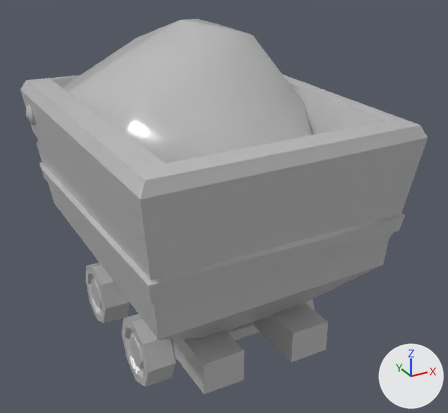
The FBX model assets/_mesh/_Lookdev/JAM_Cart.fbx as it was, and as the next commit left it.
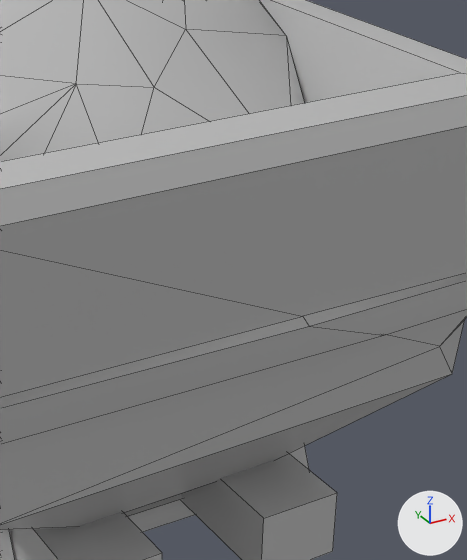
Each version is shown whole from a 50 mm lens placed at (-2.19, -4.69, 3.54), pointed at (0.23, -0.29, 1.34), then close up on the part from 37% to 87% of the width and 21% to 86% of the height. Arrows for +X, +Y and +Z are at lower right; the lights stay in place. The last two pictures show the newer version. The close-ups show mesh edges as thin lines. Where no turn or scale is listed for an object, it has been applied to the vertices.

Script lines for the objects in view, before the commit:
```python
me_mesh = bpy.data.meshes.new('Mesh')
me_mesh.from_pydata(...)  # 399 vertices, 501 faces; spans x -1.09..1.37, y -1.67..1.4, z 0.04..2.84
me_mesh.materials.append(mat_cart_metal)  # its picture is missing
ob_prop_cart = bpy.data.objects.new('PROP_cart', me_mesh)
ob_prop_cart.location = (0.0, 0.0, 0.0)
```
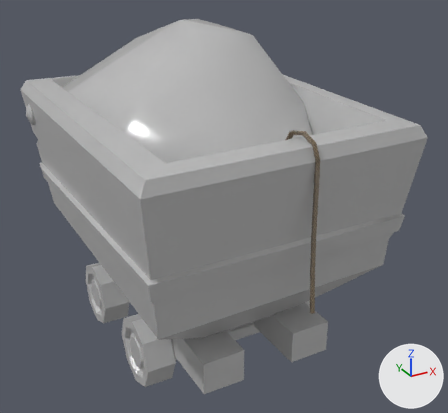
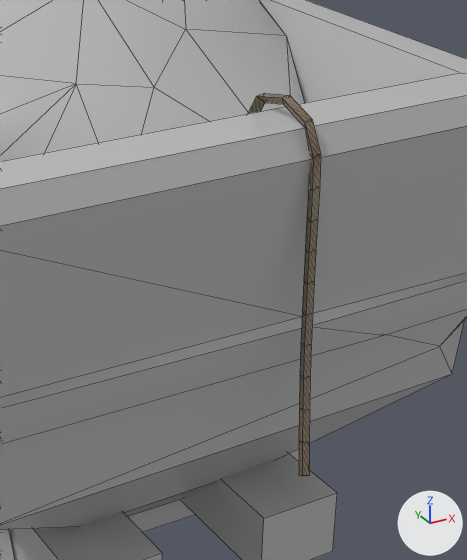
Location of each change, (x1, y1, x2, y2) in pixels of the close-ups (467 x 560 px):
part 1 of me_mesh, added (brown)
    after: (248, 93, 321, 476)

What the commit changed:
Picture 'Rope_001_basecolor.jpg' (img_rope_001_basecolor_jpg) is new.
Material 'Rope' (mat_rope) is new.
Uses the picture img_rope_001_basecolor_jpg.
me_mesh is used by ob_prop_cart; location (0.0, 0.0, 0.0).
me_mesh had 399 vertices, 501 faces and spanned x -1.09..1.37, y -1.67..1.4, z 0.04..2.84.
me_mesh now has 465 vertices, 564 faces and spans x -1.09..1.37, y -1.79..1.4, z 0.04..2.84.
me_mesh part 1: a new loose piece of 66 vertices spanning x 0.1..0.24, y -1.79..-1.2, z 1.12..2.37, in mat_rope.
me_mesh gains material mat_rope.
